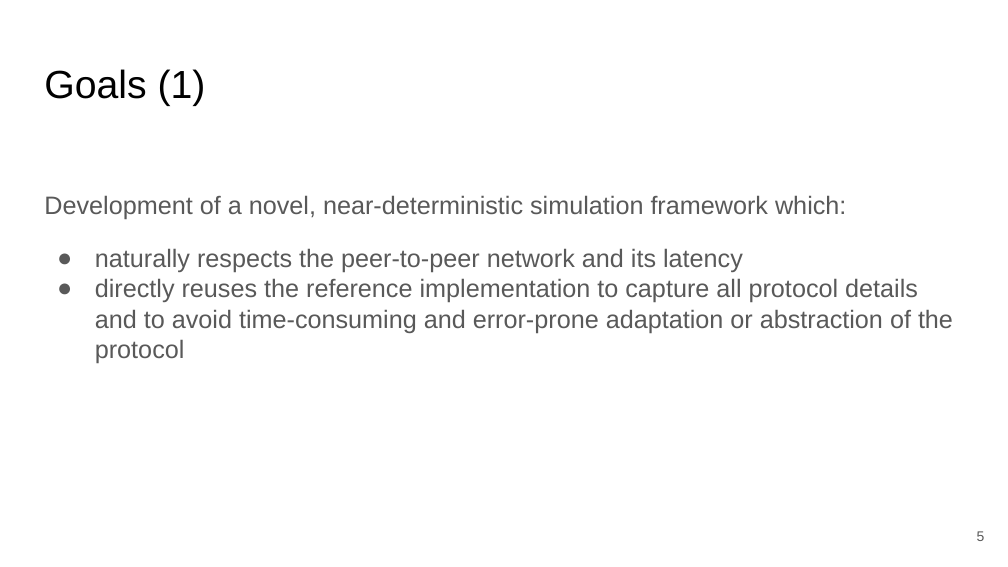
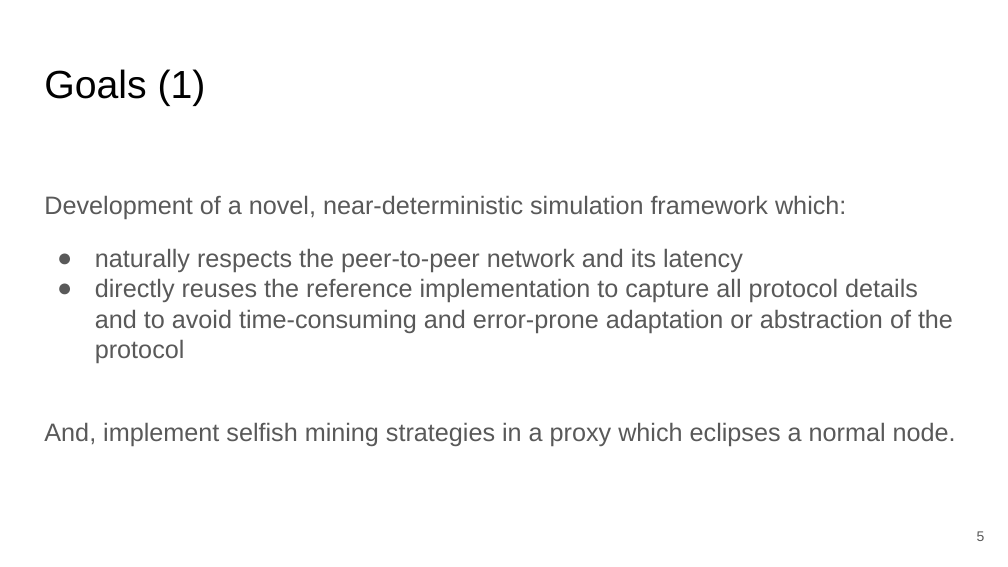
Before and after one commit to simonmulser/master-thesis, a slide deck: slide 5 of presentation/presentation.odp. Drawn at 1008x567 pixels with LibreOffice and Linux fonts; fonts in the diff are those of the drawing. Boxes give left, top, right and bottom in pixels: in the first picture for what was removed or moved away, otherwise in the second. Text is boxed around its words. In the diff, an @@ line names an element or a change of style, - is before the commit and + after.

```diff
--- a/presentation/presentation.odp
+++ b/presentation/presentation.odp
@@ text at (44,422,956,446): paragraph added @@
+And, implement selfish mining strategies in a proxy which eclipses a normal node.
```
Also in this commit, not shown: 3 other slides changed, 4 slides removed, 1 other file.
